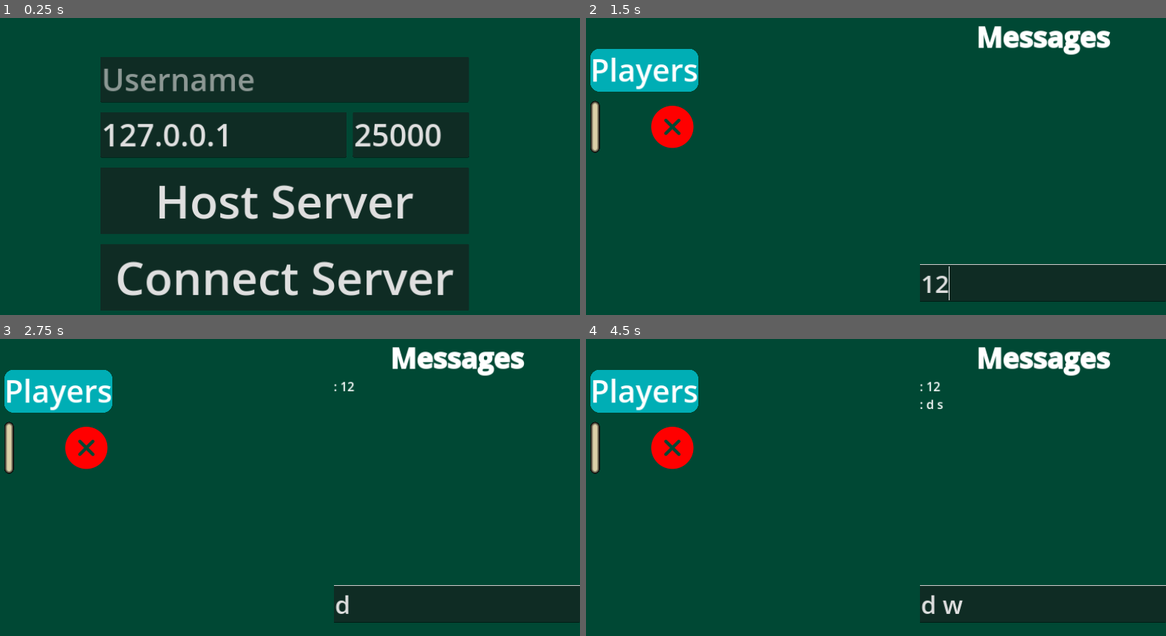
Above: before the commit, frames 1-4 (two rows, left to right).
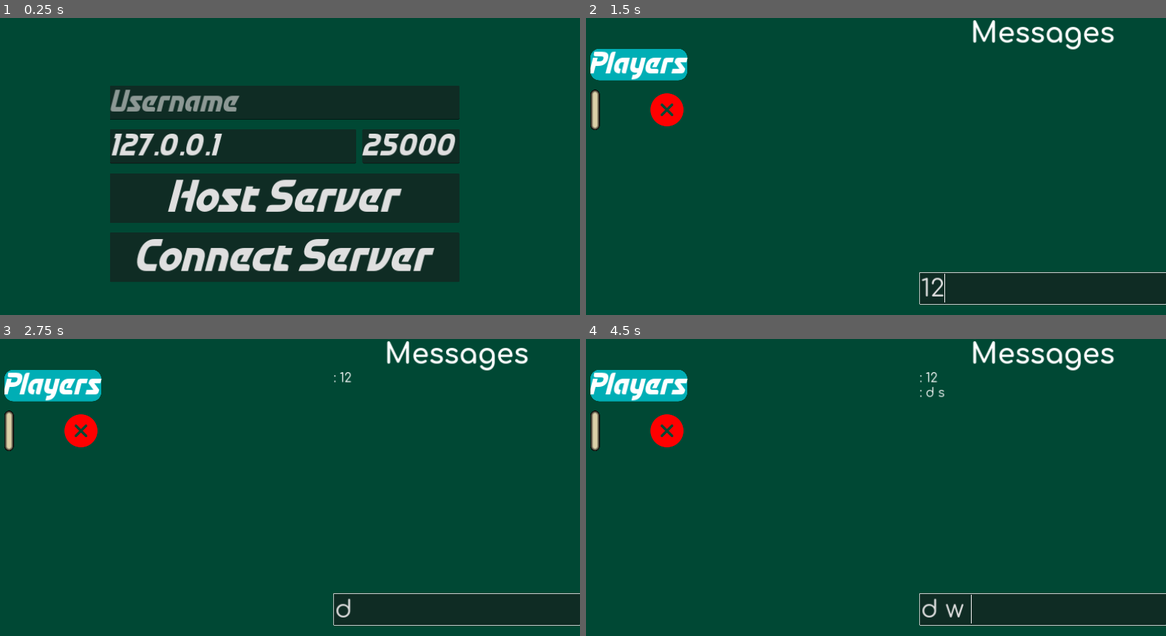
Above: after the commit, the same moments.

Repository: yunusey/MultiplayerExperiment
Game: Godot game, scene res://Main.tscn
Same seed, same stepped clock (60 frames per second), same inputs: the game is played once before the commit and once after it.
Inputs (mouse positions are in pixels of both pictures, inside the frame that each line leads up to):
- Up to frame 1 (0.25 s): no input
- Up to frame 2 (1.5 s): click "Host Server" at 0.5 s; click (1044, 282) at 1.27 s; type "12" at 1.35 s
- Up to frame 3 (2.75 s): tap Enter at 2 s; move the mouse to (411, 487) at 2.02 s; hold D (move_right) from 2.03 s (still down); hold Space (toggle_ready) from 2.03 s (still down)
- Up to frame 4 (4.5 s): move the mouse to (754, 520) at 2.77 s; release D (move_right) at 2.78 s; release Space (toggle_ready) at 2.78 s; hold S (move_down) 2.78-3.53 s; tap Space (toggle_ready) at 2.85, 4.35 s; tap Enter at 3.5 s; move the mouse to (928, 431) at 3.52 s; hold D (move_right) 3.53-4.28 s; hold Space (toggle_ready) 3.53-4.28 s; move the mouse to (841, 570) at 4.27 s; hold W (move_up) from 4.28 s (still down)

The runs differ from the first frame. In frame 1, 34% of the frame differs, in the area x 17-81%, y 13-99%; in frame 2, 6.3%; in frame 3, 6.3%; in frame 4, 6.5%.

Commit message:
Make the user interface more dynamic

Diff:
--- a/Game/Game.gd
+++ b/Game/Game.gd
@@ -1,6 +1,6 @@
 extends Node2D
 
-signal game_finished
+signal game_finished(winner_id: int)
 
 var shooter_scene: PackedScene = preload("res://Game/Shooter/Shooter.tscn")
 var bullet_scene: PackedScene = preload("res://Game/Bullet/Bullet.tscn")
@@ -22,7 +22,7 @@
 
 	for id in Globals.players:
 		var shooter: Node2D = shooter_scene.instantiate()
-		shooter.set_data(id, 1., Vector2(randf() * 1000, randf() * 1000))
+		shooter.set_data(id, 1., Vector2(randf() * 1000, randf() * 1000), Globals.players[id].color)
 		shooters[id] = shooter
 		$Players.add_child(shooter)
 
@@ -57,12 +57,13 @@
 	var alive_shooters: Array = get_alive_shooters()
 	if alive_shooters.size() == 1:
 		$GameInterface.visible = false
-		alive_shooters[0].hide_self()
-		game_finished.emit()
+		var winner_id = alive_shooters[0]
+		shooters[winner_id].hide_self()
+		game_finished.emit(winner_id)
 
 func get_alive_shooters() -> Array:
 	var alive_shooters: Array = []
 	for id in shooters:
 		if not shooters[id].is_dead:
-			alive_shooters.append(shooters[id])
+			alive_shooters.append(id)
 	return alive_shooters
--- a/Game/Shooter/Shooter.gd
+++ b/Game/Shooter/Shooter.gd
@@ -5,8 +5,8 @@
 var bullet_scene: PackedScene = preload("res://Game/Bullet/Bullet.tscn")
 var is_dead: bool = false
 
-func set_data(in_id: int, in_lifetime: float, in_position: Vector2) -> void:
-	$ShooterBody.set_data(in_id, in_lifetime)
+func set_data(in_id: int, in_lifetime: float, in_position: Vector2, in_color: Color) -> void:
+	$ShooterBody.set_data(in_id, in_lifetime, in_color)
 	$ShooterBody.position = in_position
 	$Bullet.position = in_position
 	$Bullet.connect("bullet_destroyed", _on_bullet_destroyed)
@@ -33,9 +33,11 @@
 	$Bullet.hide()
 	$Bullet/CollisionShape2D.call_deferred("set_disabled", true)
 	$ShooterBody/PlayerInterface/ProgressBar.visible = false
+	$ShooterBody/PlayerInterface/Username.visible = false
 
 func show_self() -> void:
 	$ShooterBody.show()
 	$Bullet.show()
 	$Bullet/CollisionShape2D.call_deferred("set_disabled", false)
 	$ShooterBody/PlayerInterface/ProgressBar.visible = true
+	$ShooterBody/PlayerInterface/Username.visible = true
--- a/Game/Shooter/ShooterBody/ShooterBody.gd
+++ b/Game/Shooter/ShooterBody/ShooterBody.gd
@@ -6,10 +6,15 @@
 
 var player_id: int
 var lifetime: float = 1.0
+var color: Color
 
-func set_data(in_id: int, in_lifetime: float):
+func set_data(in_id: int, in_lifetime: float, in_color: Color):
 	self.player_id = in_id
 	self.lifetime = in_lifetime
+	self.color = in_color
+
+	$Sprite2D.material.set_shader_parameter("color", color)
+	$PlayerInterface/Username.text = Globals.players[player_id].username
 
 func handle_input(delta, direction: Vector2):
 	position += direction * SPEED * delta
--- /dev/null
+++ b/Game/Shooter/ShooterBody/ShooterBody.gdshader
@@ -0,0 +1,12 @@
+shader_type canvas_item;
+
+uniform vec3 color: source_color;
+uniform sampler2D noise_texture;
+uniform float speed: hint_range(0., 5., .01) = 1.;
+
+void fragment() {
+	float uv_y = fract(UV.y + TIME * speed);
+	float uv_x = UV.x;
+	float noise = texture(noise_texture, vec2(uv_x, uv_y)).r;
+	COLOR.rgb = mix(COLOR.rgb, color, noise);
+}
--- a/Game/Shooter/ShooterBody/ShooterBody.tscn
+++ b/Game/Shooter/ShooterBody/ShooterBody.tscn
@@ -1,9 +1,24 @@
-[gd_scene load_steps=6 format=3 uid="uid://dls4hqbimn45v"]
+[gd_scene load_steps=10 format=3 uid="uid://dls4hqbimn45v"]
 
 [ext_resource type="Script" path="res://Game/Shooter/ShooterBody/ShooterBody.gd" id="1_arp0o"]
 [ext_resource type="StyleBox" uid="uid://b7yej2jfcd688" path="res://Game/ProgressBarStyle/BackgroundStyle.tres" id="2_swtwr"]
 [ext_resource type="StyleBox" uid="uid://jqlp6y7ktm1j" path="res://Game/ProgressBarStyle/FillStyle.tres" id="3_yjvxk"]
+[ext_resource type="Shader" path="res://Game/Shooter/ShooterBody/ShooterBody.gdshader" id="4_4wty4"]
 [ext_resource type="Texture2D" uid="uid://d0hjthpewlorv" path="res://Externals/Shooter.png" id="4_rf1hm"]
+
+[sub_resource type="FastNoiseLite" id="FastNoiseLite_m7qyo"]
+
+[sub_resource type="NoiseTexture2D" id="NoiseTexture2D_tkmh3"]
+seamless = true
+seamless_blend_skirt = 1.0
+noise = SubResource("FastNoiseLite_m7qyo")
+
+[sub_resource type="ShaderMaterial" id="ShaderMaterial_yhu04"]
+resource_local_to_scene = true
+shader = ExtResource("4_4wty4")
+shader_parameter/color = Color(0, 0.670588, 0.662745, 1)
+shader_parameter/speed = 0.541
+shader_parameter/noise_texture = SubResource("NoiseTexture2D_tkmh3")
 
 [sub_resource type="CircleShape2D" id="CircleShape2D_u257t"]
 radius = 48.0
@@ -23,12 +38,23 @@
 theme_override_styles/fill = ExtResource("3_yjvxk")
 show_percentage = false
 
+[node name="Username" type="Label" parent="PlayerInterface"]
+offset_left = -40.0
+offset_top = -12.0
+offset_right = 40.0
+offset_bottom = 12.0
+text = "username"
+horizontal_alignment = 1
+vertical_alignment = 1
+
 [node name="Sprite2D" type="Sprite2D" parent="."]
+material = SubResource("ShaderMaterial_yhu04")
 rotation = 1.5708
 texture = ExtResource("4_rf1hm")
 offset = Vector2(0, -16)
 
 [node name="CollisionShape2D" type="CollisionShape2D" parent="."]
+visible = false
 shape = SubResource("CircleShape2D_u257t")
 
 [connection signal="body_entered" from="." to="." method="_on_body_entered"]
--- a/Interface/Interface.gd
+++ b/Interface/Interface.gd
@@ -58,6 +58,12 @@
 	port = int($LoginScreen/ServerCredentialsContainer/Port.text)
 	username = $LoginScreen/Username.text
 	peer_status = state
+
+func set_winner(winner_id: int):
+	for id in Globals.players:
+		Globals.players[id]["label"].set_loser()
+
+	Globals.players[winner_id]["label"].set_winner()
 
 func add_player(id: int, in_is_ready: bool, player_username: String):
 	if not id in Globals.players:
--- a/Interface/Interface.tscn
+++ b/Interface/Interface.tscn
@@ -1,6 +1,10 @@
-[gd_scene load_steps=3 format=3 uid="uid://cuf2jgmqhrjat"]
+[gd_scene load_steps=7 format=3 uid="uid://cuf2jgmqhrjat"]
 
 [ext_resource type="Script" path="res://Interface/Interface.gd" id="1_8dd7u"]
+[ext_resource type="FontFile" uid="uid://6rb6ls67ssh0" path="res://Externals/Fonts/TechnoRaceItalic-eZRWe.otf" id="2_aq2t6"]
+[ext_resource type="FontFile" uid="uid://cwh8mrj7syb3g" path="res://Externals/Fonts/Comfortaa-VariableFont_wght.ttf" id="3_5odo4"]
+[ext_resource type="FontFile" uid="uid://bprkrro62xk4o" path="res://Externals/Fonts/Comfortaa-Bold.ttf" id="4_pq0t8"]
+[ext_resource type="FontFile" uid="uid://bebhsp2setr5" path="res://Externals/Fonts/Exo2-Italic-VariableFont_wght.ttf" id="5_25c6u"]
 
 [sub_resource type="StyleBoxFlat" id="StyleBoxFlat_mxbq8"]
 bg_color = Color(0, 0.682353, 0.709804, 1)
@@ -30,6 +34,7 @@
 [node name="Username" type="LineEdit" parent="LoginScreen"]
 custom_minimum_size = Vector2(1000, 0)
 layout_mode = 2
+theme_override_fonts/font = ExtResource("2_aq2t6")
 theme_override_font_sizes/font_size = 100
 placeholder_text = "Username"
 caret_blink = true
@@ -42,6 +47,7 @@
 [node name="Server" type="LineEdit" parent="LoginScreen/ServerCredentialsContainer"]
 custom_minimum_size = Vector2(800, 0)
 layout_mode = 2
+theme_override_fonts/font = ExtResource("2_aq2t6")
 theme_override_font_sizes/font_size = 100
 text = "127.0.0.1"
 placeholder_text = "Server"
@@ -49,17 +55,20 @@
 [node name="Port" type="LineEdit" parent="LoginScreen/ServerCredentialsContainer"]
 custom_minimum_size = Vector2(300, 0)
 layout_mode = 2
+theme_override_fonts/font = ExtResource("2_aq2t6")
 theme_override_font_sizes/font_size = 100
 text = "25000"
 placeholder_text = "Server"
 
 [node name="HostButton" type="Button" parent="LoginScreen"]
 layout_mode = 2
+theme_override_fonts/font = ExtResource("2_aq2t6")
 theme_override_font_sizes/font_size = 150
 text = "Host Server"
 
 [node name="ConnectButton" type="Button" parent="LoginScreen"]
 layout_mode = 2
+theme_override_fonts/font = ExtResource("2_aq2t6")
 theme_override_font_sizes/font_size = 150
 text = "Connect Server"
 
@@ -87,13 +96,13 @@
 
 [node name="PlayerLabelTitle" type="Label" parent="LobbyScreenControl/LobbyScreenScroll/LobbyScreen"]
 layout_mode = 2
+theme_override_fonts/font = ExtResource("2_aq2t6")
 theme_override_font_sizes/font_size = 100
 theme_override_styles/normal = SubResource("StyleBoxFlat_mxbq8")
 text = "Players"
 horizontal_alignment = 1
 
 [node name="MessagesContainer" type="VBoxContainer" parent="LobbyScreenControl"]
-clip_contents = true
 layout_mode = 1
 anchors_preset = 1
 anchor_left = 1.0
@@ -101,10 +110,15 @@
 offset_left = -800.0
 offset_bottom = 773.0
 grow_horizontal = 0
+theme_override_constants/separation = 30
 
 [node name="Messages" type="RichTextLabel" parent="LobbyScreenControl/MessagesContainer"]
 custom_minimum_size = Vector2(800, 800)
 layout_mode = 2
+theme_override_fonts/normal_font = ExtResource("3_5odo4")
+theme_override_fonts/bold_font = ExtResource("4_pq0t8")
+theme_override_fonts/italics_font = ExtResource("5_25c6u")
+theme_override_fonts/bold_italics_font = ExtResource("4_pq0t8")
 theme_override_font_sizes/normal_font_size = 40
 theme_override_font_sizes/bold_font_size = 90
 theme_override_font_sizes/italics_font_size = 40
@@ -113,9 +127,11 @@
 bbcode_enabled = true
 text = "[center][b]Messages[/b][/center]
 "
+scroll_following = true
 
 [node name="SendMessage" type="LineEdit" parent="LobbyScreenControl/MessagesContainer"]
 layout_mode = 2
+theme_override_fonts/font = ExtResource("3_5odo4")
 theme_override_font_sizes/font_size = 80
 placeholder_text = "Type message..."
 caret_blink = true
--- a/Interface/PlayerLabel/PlayerLabel.gd
+++ b/Interface/PlayerLabel/PlayerLabel.gd
@@ -18,3 +18,13 @@
 	var new_stylebox_normal = $LabelContainer/Label.get("theme_override_styles/normal").duplicate()
 	new_stylebox_normal.bg_color = in_color
 	$LabelContainer/Label.set("theme_override_styles/normal", new_stylebox_normal)
+
+func set_winner():
+	$LabelContainer/Label.text = "{username} (W)".format({
+		"username": username
+	})
+
+func set_loser():
+	$LabelContainer/Label.text = "{username} (L)".format({
+		"username": username
+	})
--- a/Interface/PlayerLabel/PlayerLabel.tscn
+++ b/Interface/PlayerLabel/PlayerLabel.tscn
@@ -1,9 +1,10 @@
-[gd_scene load_steps=7 format=3 uid="uid://eypq27ou0plq"]
+[gd_scene load_steps=8 format=3 uid="uid://eypq27ou0plq"]
 
 [ext_resource type="Script" path="res://Interface/PlayerLabel/PlayerLabel.gd" id="1_g07yj"]
 [ext_resource type="StyleBox" uid="uid://cbqdvtmwpyum4" path="res://Interface/PlayerLabel/PlayerLabel.tres" id="1_yuahh"]
 [ext_resource type="Shader" path="res://Interface/PlayerLabel/TextureRect.gdshader" id="2_8mp8a"]
 [ext_resource type="Texture2D" uid="uid://7h8d854o5jv4" path="res://Externals/CheckboxIcons/Checked.png" id="2_go01k"]
+[ext_resource type="FontFile" uid="uid://6rb6ls67ssh0" path="res://Externals/Fonts/TechnoRaceItalic-eZRWe.otf" id="2_lieop"]
 [ext_resource type="Texture2D" uid="uid://blilqv6upqxwp" path="res://Externals/CheckboxIcons/Unchecked.png" id="3_f7rtt"]
 
 [sub_resource type="ShaderMaterial" id="ShaderMaterial_jic0e"]
@@ -33,6 +34,7 @@
 layout_mode = 2
 size_flags_horizontal = 3
 size_flags_vertical = 1
+theme_override_fonts/font = ExtResource("2_lieop")
 theme_override_font_sizes/font_size = 100
 theme_override_styles/normal = ExtResource("1_yuahh")
 text = "Something"
--- a/Main.gd
+++ b/Main.gd
@@ -50,9 +50,10 @@
 	$Game.initialize_game()
 	$Game.show()
 
-func _on_game_finished():
+func _on_game_finished(winner_id: int):
 	$Game.hide()
 	$Interface.show()
+	$Interface.set_winner(winner_id)
 
 @rpc("any_peer")
 func send_player_info(username: String, in_is_ready: bool, id: int):
Binary file added: Externals/Fonts/Comfortaa-Bold.ttf
Not shown, added: Externals/Fonts/Comfortaa-Bold.ttf.import
Binary file added: Externals/Fonts/Comfortaa-VariableFont_wght.ttf
Not shown, added: Externals/Fonts/Comfortaa-VariableFont_wght.ttf.import
Binary file added: Externals/Fonts/Exo2-Italic-VariableFont_wght.ttf
Not shown, added: Externals/Fonts/Exo2-Italic-VariableFont_wght.ttf.import
Binary file added: Externals/Fonts/SpaceMission-rgyw9.otf
Not shown, added: Externals/Fonts/SpaceMission-rgyw9.otf.import
Binary file added: Externals/Fonts/TechnoRaceItalic-eZRWe.otf
Not shown, added: Externals/Fonts/TechnoRaceItalic-eZRWe.otf.import
